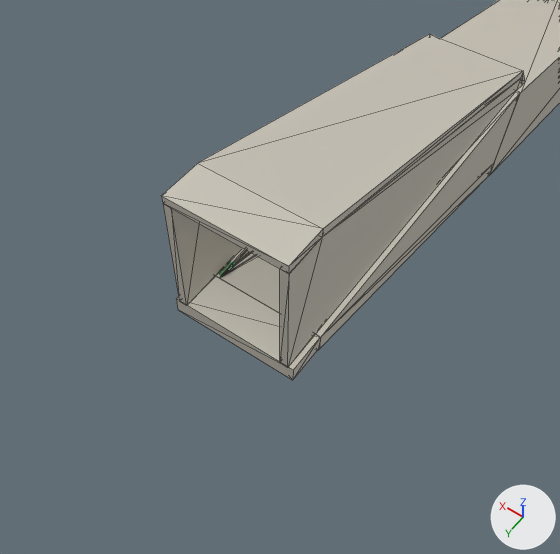
Renders of the glTF model public/models/b2d2-repair.glb from each side of a commit.
Before and after are seen from a 50 mm camera at (-41.14, 50.5, 18.36) aimed at (-34.05, 40.57, 2.76). The lights are fixed; the arrows at lower right show +X, +Y and +Z. The picture after the commit comes second. Mesh edges are drawn as thin lines on the coarser meshes. Where no turn or scale is listed for an object, it has been applied to the vertices.

In view in the first picture: 'C32 tunnel' and 1 more.
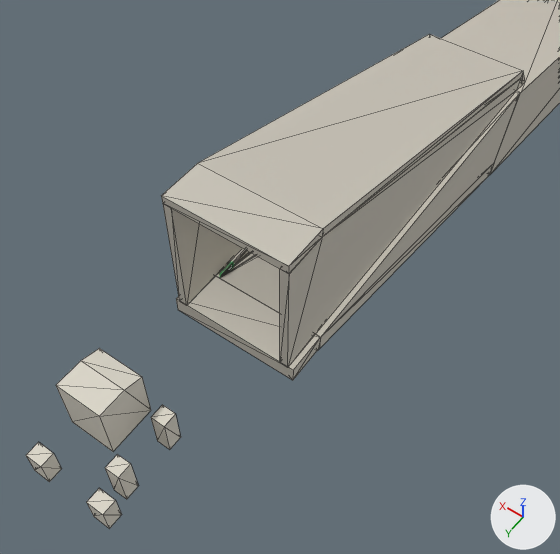
Edits to the scene script, one JSON object a line:
```json
{"op": "add", "block": "mat_c32_take_up_pedestals", "code": ["mat_c32_take_up_pedestals = principled_material('C32 take-up pedestals')", "mat_c32_take_up_pedestals.base_color = (0.723, 0.687, 0.597)  # light grey #ddd8cb", "mat_c32_take_up_pedestals.roughness = 0.9"]}
{"op": "add", "block": "me_c32_take_up_pedestals", "code": ["me_c32_take_up_pedestals = bpy.data.meshes.new('C32 take-up pedestals')", "me_c32_take_up_pedestals.from_pydata(...)  # 42 vertices, 64 faces; spans x -1.34..1.34, y -1.49..1.49, z -1.21..1.21", "me_c32_take_up_pedestals.materials.append(mat_c32_take_up_pedestals)  # light grey #ddd8cb"]}
{"op": "add", "block": "ob_c32_take_up_pedestals", "code": ["ob_c32_take_up_pedestals = bpy.data.objects.new('C32 take-up pedestals', me_c32_take_up_pedestals)", "ob_c32_take_up_pedestals.location = (-32.22, 45.76, 0.29)"]}
```

Boxes [x1, y1, x2, y2] around the edits, measured in the pictures (560 x 554 px):
```json
{"object": "C32 take-up pedestals", "change": "added", "after": [26, 348, 181, 529]}
```
